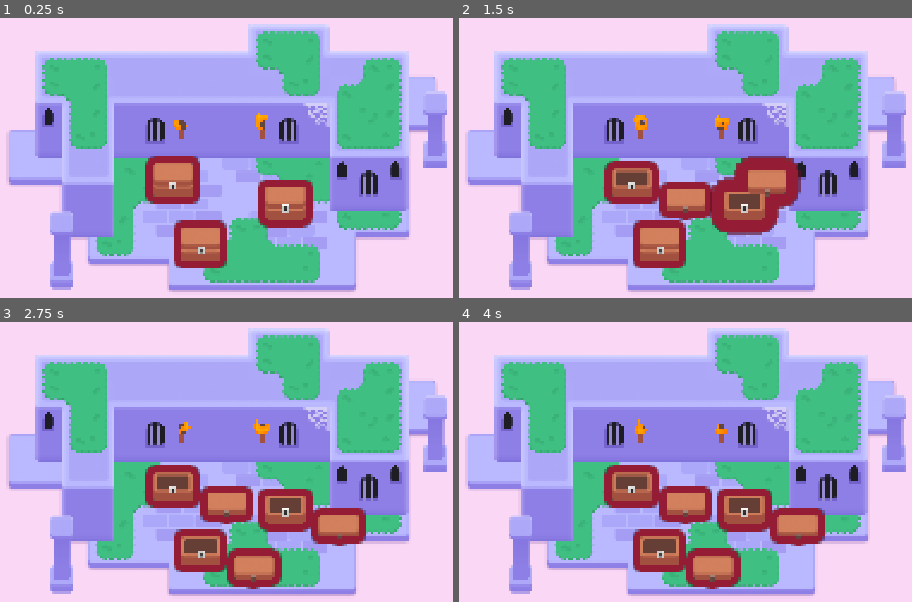
Above: before the commit, frames 1-4 (two rows, left to right).
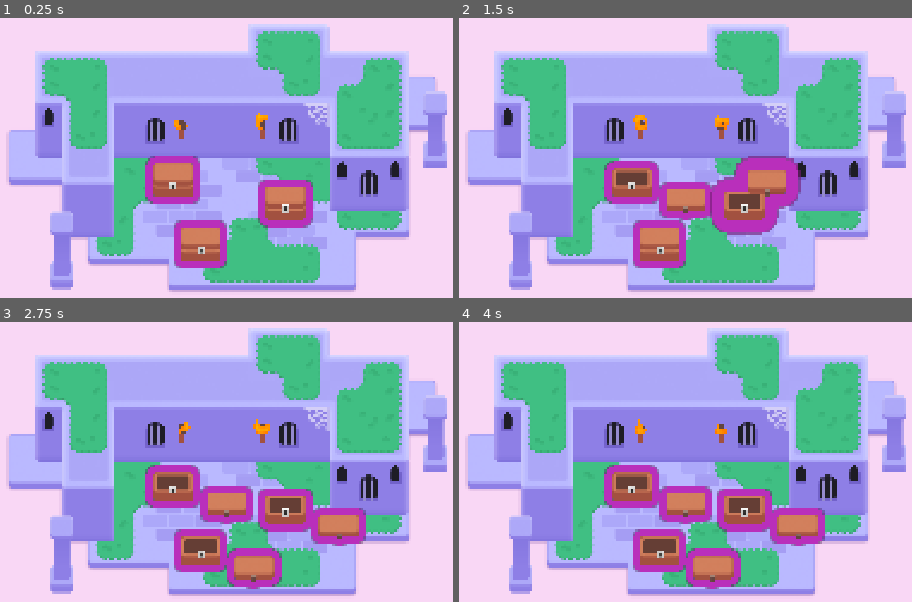
Above: after the commit, the same moments.

Repository: fredd-chan/M6Looting
Game: Godot game, scene res://lessons/mini_dungeon.tscn
Same seed, same stepped clock (60 frames per second), same inputs: the game is played once before the commit and once after it.
Inputs (mouse positions are in pixels of both pictures, inside the frame that each line leads up to):
- Up to frame 1 (0.25 s): no input
- Up to frame 2 (1.5 s): tap Enter at 0.5 s; move the mouse to (631, 180) at 0.52 s; hold D (move_right) 0.53-1.28 s; tap Z at 0.6, 1.35 s; click (631, 180) at 0.67 s; tap Space at 0.77 s; move the mouse to (744, 202) at 1.27 s; hold S (move_down) from 1.28 s (still down); click (744, 202) at 1.42 s
- Up to frame 3 (2.75 s): tap Space at 1.52 s; move the mouse to (199, 548) at 2.02 s; release S (move_down) at 2.03 s; hold D (move_right) from 2.03 s (still down); tap Z at 2.1 s; click (199, 548) at 2.17 s
- Up to frame 4 (4 s): move the mouse to (640, 568) at 2.77 s; release D (move_right) at 2.78 s; hold W (move_up) 2.78-3.53 s; tap Z at 2.85, 3.6 s; click (640, 568) at 2.92 s; tap Space at 3.02, 3.77 s; move the mouse to (outside the picture) at 3.52 s; hold A (move_left) from 3.53 s (still down)

The runs differ from the first frame. In frame 1, 2.8% of the frame differs, in the area x 32-70%, y 49-90%; in frame 2, 5.3%, in the area x 32-76%, y 49-90%; in frame 3, 5.1%; in frame 4, 5.1%.

Commit message:
changed color from M6L5

Diff:
--- a/lessons/chest/chest.tscn
+++ b/lessons/chest/chest.tscn
@@ -9,12 +9,27 @@
 [sub_resource type="ShaderMaterial" id="ShaderMaterial_65g6b"]
 resource_local_to_scene = true
 shader = ExtResource("1_12as2")
-shader_parameter/line_color = Color(0.5814851, 0.1091251, 0.20435774, 1)
+shader_parameter/line_color = Color(0.725236, 0.1848672, 0.7323542, 1)
 shader_parameter/line_thickness = 4.0
 shader_parameter/viewport_scale = Vector2(1, 1)
 
 [sub_resource type="RectangleShape2D" id="RectangleShape2D_65g6b"]
 size = Vector2(97, 83)
+
+[sub_resource type="Animation" id="Animation_4q7cj"]
+length = 0.001
+tracks/0/type = "value"
+tracks/0/imported = false
+tracks/0/enabled = true
+tracks/0/path = NodePath("CanvasGroup/top:position")
+tracks/0/interp = 1
+tracks/0/loop_wrap = true
+tracks/0/keys = {
+"times": PackedFloat32Array(0),
+"transitions": PackedFloat32Array(1),
+"update": 0,
+"values": [Vector2(0, -17)]
+}
 
 [sub_resource type="Animation" id="Animation_65g6b"]
 resource_name = "open"
@@ -29,21 +44,6 @@
 "transitions": PackedFloat32Array(1, 1, 1),
 "update": 0,
 "values": [Vector2(0, -17), Vector2(110, -90), Vector2(128, 43)]
-}
-
-[sub_resource type="Animation" id="Animation_4q7cj"]
-length = 0.001
-tracks/0/type = "value"
-tracks/0/imported = false
-tracks/0/enabled = true
-tracks/0/path = NodePath("CanvasGroup/top:position")
-tracks/0/interp = 1
-tracks/0/loop_wrap = true
-tracks/0/keys = {
-"times": PackedFloat32Array(0),
-"transitions": PackedFloat32Array(1),
-"update": 0,
-"values": [Vector2(0, -17)]
 }
 
 [sub_resource type="AnimationLibrary" id="AnimationLibrary_1dn1d"]
